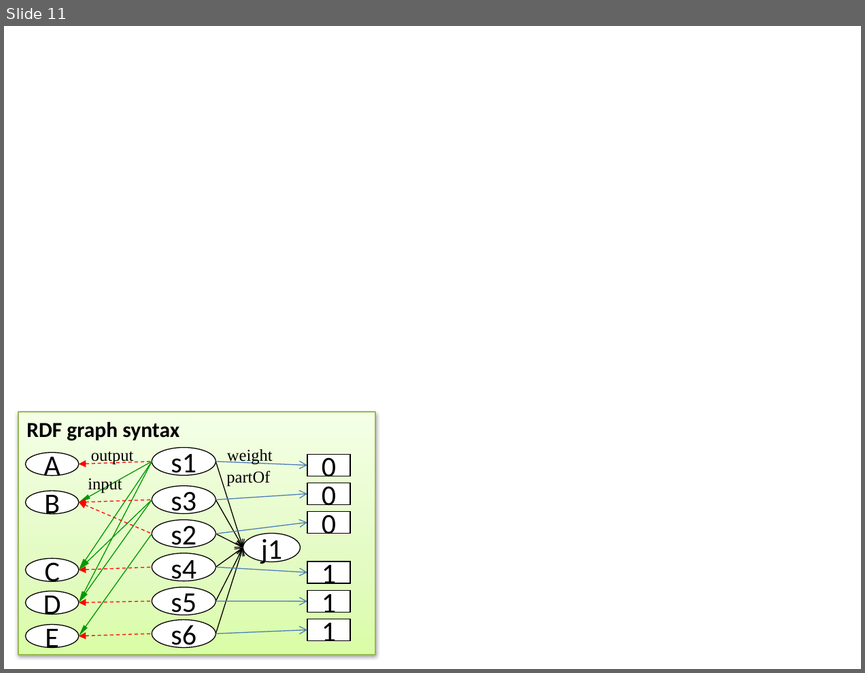
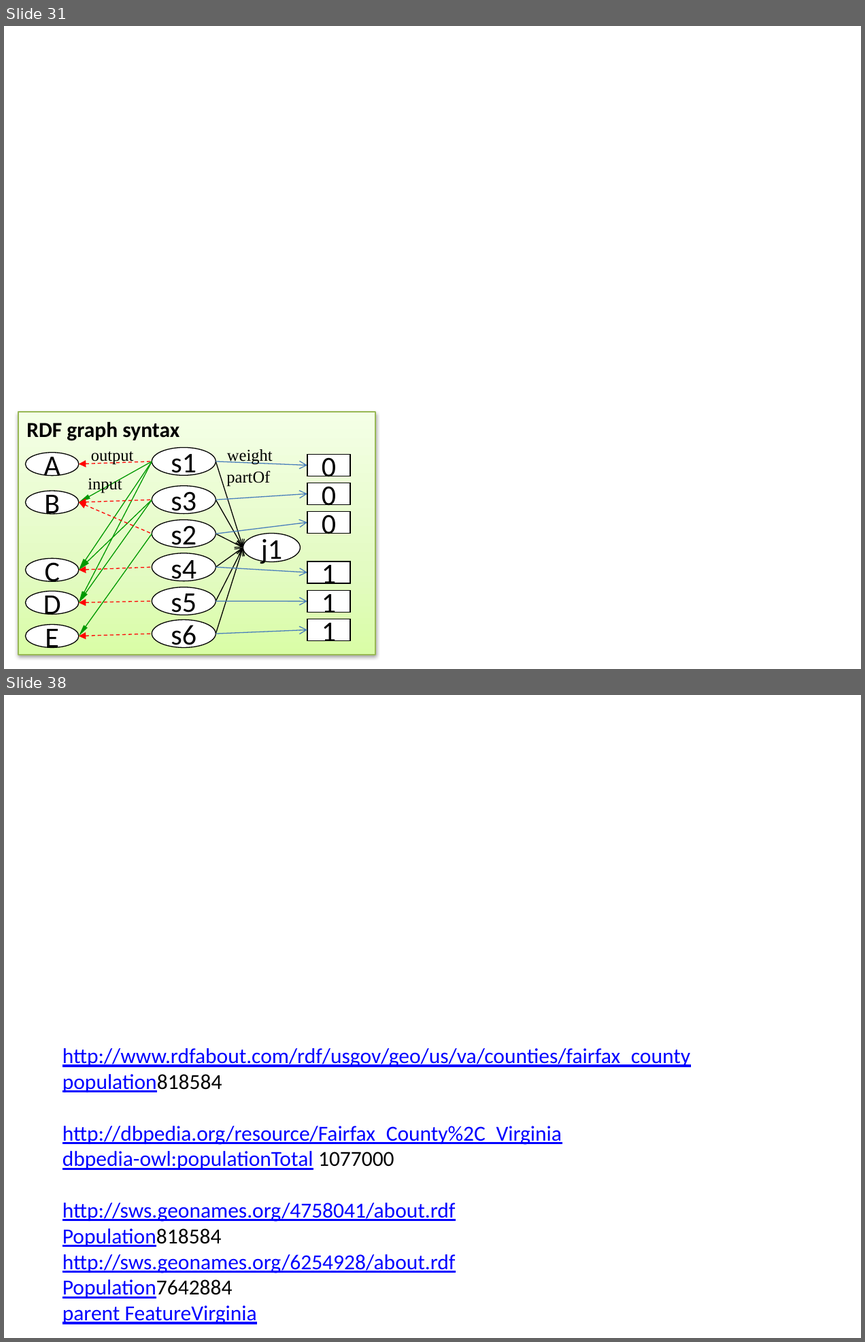
Before and after one commit to lidingpku/inference-web, a slide deck: trunk/iw3/doc/proof-combine.pptx. Shown one above the other, each under a label of ours: slide 11 before the commit, slides 31 and 38 after it; the slides between them are not shown. The pictures are 865x673 and 865x1342 pixels, drawn with LibreOffice and Linux fonts; fonts in the diff are those of the drawing. Boxes give left, top, right and bottom in pixels: in the first picture for what was removed or moved away, otherwise in the second. Text is boxed around its words. In the diff, an @@ line names an element or a change of style, - is before the commit and + after.

```diff
--- a/trunk/iw3/doc/proof-combine.pptx
+++ b/trunk/iw3/doc/proof-combine.pptx
@@ slide 38 added at [4,695,861,1338], background #FFFFFF @@
@@ text added at [62,1048,690,1324], 18 pt, text #0000FF, underline @@
+http://www.rdfabout.com/rdf/usgov/geo/us/va/counties/fairfax_county
+population818584
+http://dbpedia.org/resource/Fairfax_County%2C_Virginia
+dbpedia-owl:populationTotal 1077000
+http://sws.geonames.org/4758041/about.rdf
+Population818584
+http://sws.geonames.org/6254928/about.rdf
+Population7642884
+parent FeatureVirginia
@@ what was slide 11 is now slide 31 @@
```
Also in this commit, not shown: 30 other slides added.
